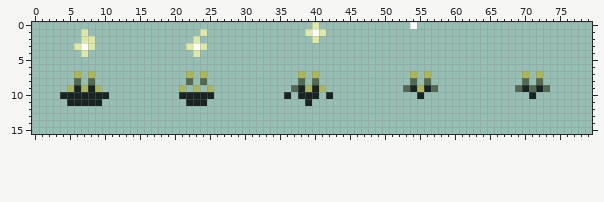
A sprite sheet gets an edit: Assets/Sprites/light-remove.png. That is the earlier state.
The file is 80x16 pixels.
The result:
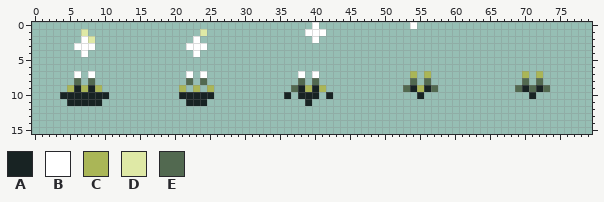
Palette (. is transparent): A #182323  B #ffffff  C #aab657  D #dfe9a6  E #526950
Difference:
y 0: x 40 D -> B
y 1: x 39 D -> B; x 41 D -> B
y 2: x 7 D -> B; x 23 D -> B; x 40 D -> B
y 3: x 6 D -> B; x 8 D -> B; x 22 D -> B; x 24 D -> B
y 4: x 7 D -> B; x 23 D -> B
y 7: x 6 C -> B; x 8 C -> B; x 22 C -> B; x 24 C -> B; x 38 C -> B; x 40 C -> B
Boxes around the changes in both pictures, in picture pixels (x1, y1, x2, y2):
changed: (305, 22, 326, 43)
changed: (74, 36, 95, 78)
changed: (186, 36, 207, 78)
changed: (298, 71, 319, 78)
